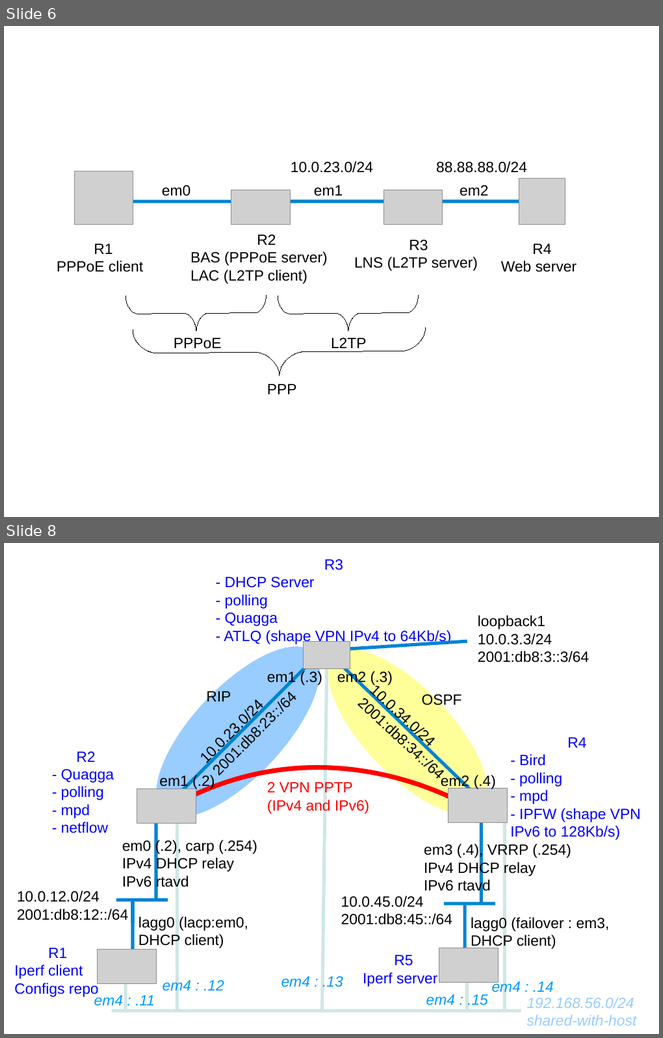
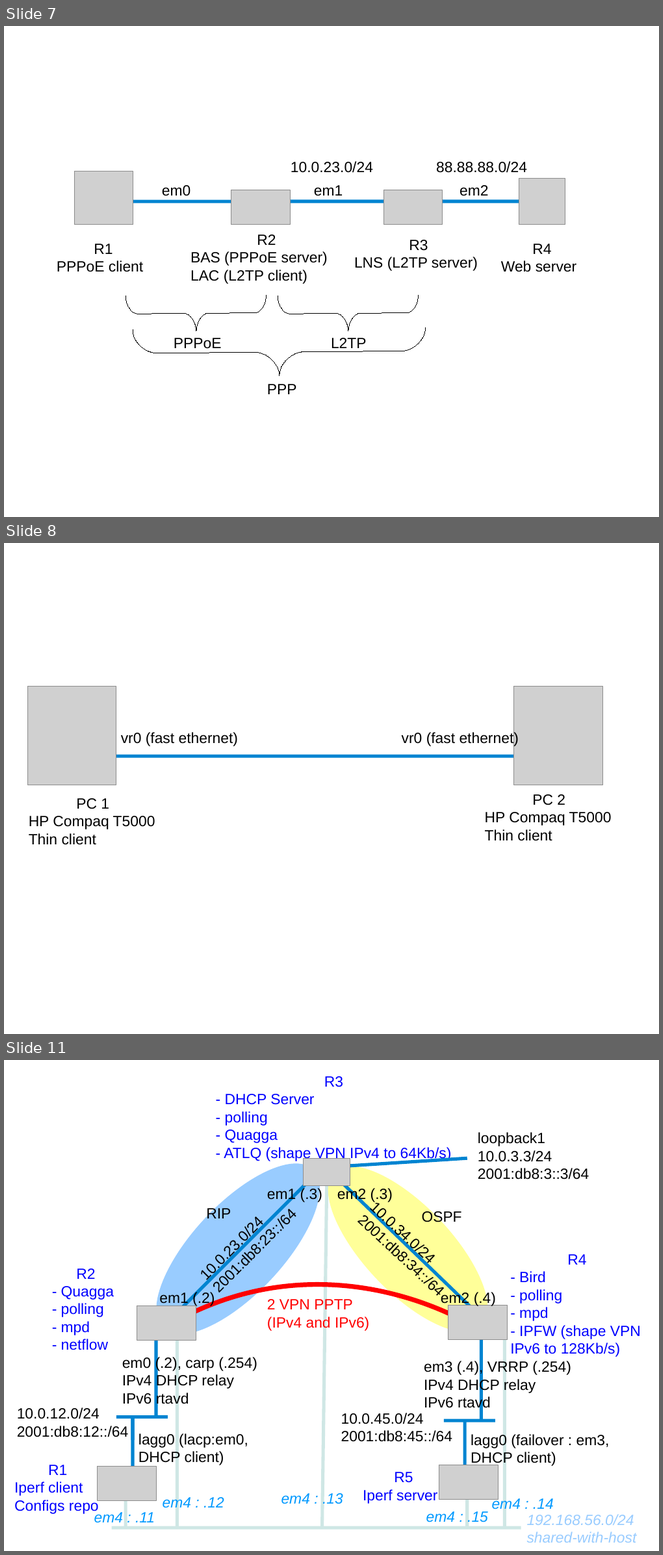
Before and after one commit to wwaites/bsdrp-old, a slide deck: docs/labs.examples.odp. Shown one above the other, each under a label of ours: slides 6 and 8 before the commit, slides 7, 8 and 11 after it; the slides between them are not shown. The pictures are 663x1038 and 663x1555 pixels, drawn with LibreOffice and Linux fonts; fonts in the diff are those of the drawing; grey boxes stand for pictures. Boxes give left, top, right and bottom in pixels: in the first picture for what was removed or moved away, otherwise in the second. Text is boxed around its words. In the diff, an @@ line names an element or a change of style, - is before the commit and + after.

```diff
--- a/docs/labs.examples.odp
+++ b/docs/labs.examples.odp
@@ slide 8 added at [4,543,659,1034], background #FFFFFF @@
@@ picture added at [28,686,116,785] @@
@@ picture added at [514,686,603,785] @@
@@ text added at [121,732,238,746], 18 pt, text #000000 @@
+vr0 (fast ethernet)
@@ text added at [402,731,519,747], 18 pt, text #000000 @@
+vr0 (fast ethernet)
@@ line added from (573, 756) to (81, 756), #0084D1 4 pt @@
@@ text added at [485,795,612,841], 18 pt, text #000000 @@
+PC 2
+HP Compaq T5000
+Thin client
@@ text added at [29,798,155,845], 18 pt, text #000000 @@
+PC 1
+HP Compaq T5000
+Thin client
@@ what was slide 6 is now slide 7 @@
@@ what was slide 8 is now slide 11 @@
```
Also in this commit, not shown: 3 slides changed, 3 other slides added.
